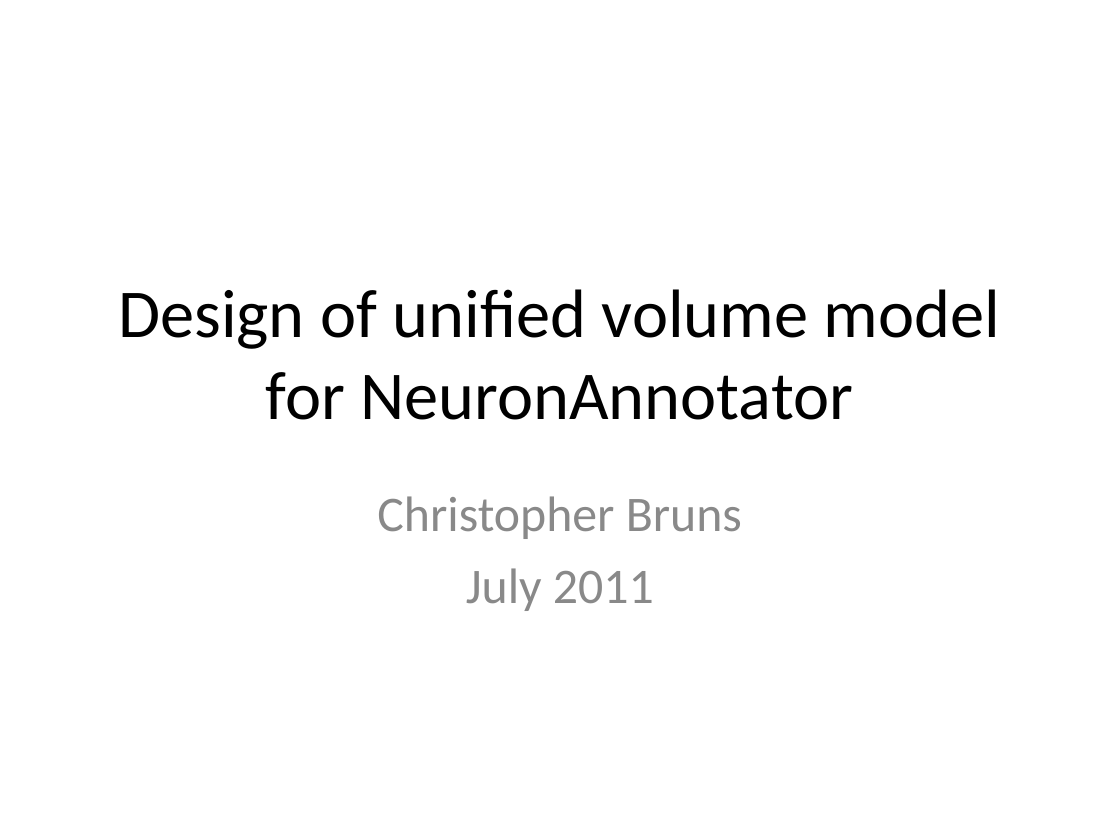
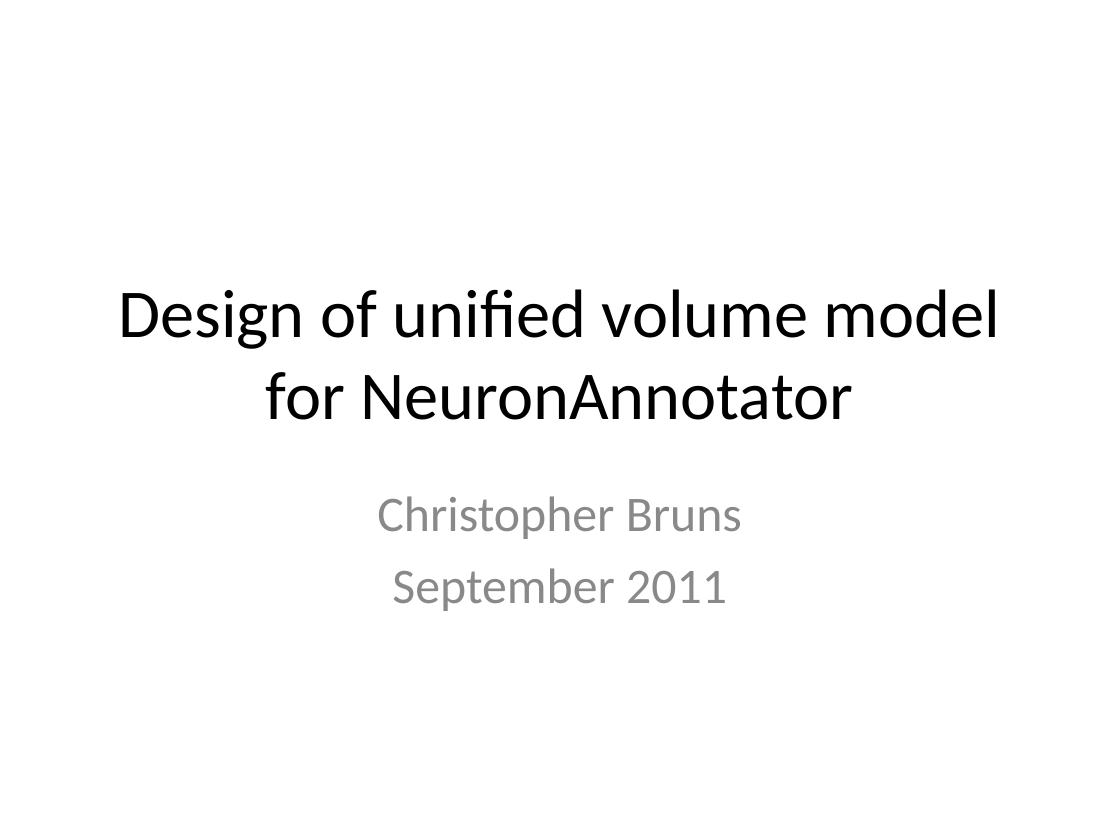
Before and after one commit to CBL-ORION/v3d_external-old, a slide deck: slide 1 of v3d_main/neuron_annotator/doc/NAVolumeModel.ppt. Drawn at 1120x840 pixels with LibreOffice and Linux fonts; fonts in the diff are those of the drawing. Boxes give left, top, right and bottom in pixels: in the first picture for what was removed or moved away, otherwise in the second. Text is boxed around its words. In the diff, an @@ line names an element or a change of style, - is before the commit and + after.

Commit message:
Version of unified model powerpoint used at Monday Scientific Computing standup.

```diff
--- a/v3d_main/neuron_annotator/doc/NAVolumeModel.ppt
+++ b/v3d_main/neuron_annotator/doc/NAVolumeModel.ppt
@@ subtitle at [392, 568, 727, 611]: text changed @@
-July 2011
+September 2011
```
Also in this commit, not shown: 1 other slide changed, 1 slide added.
